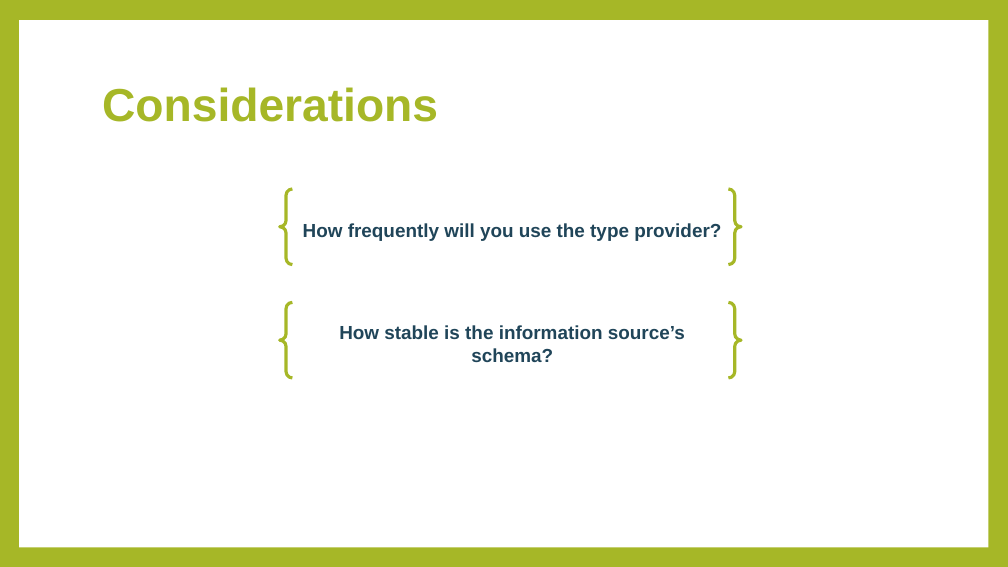
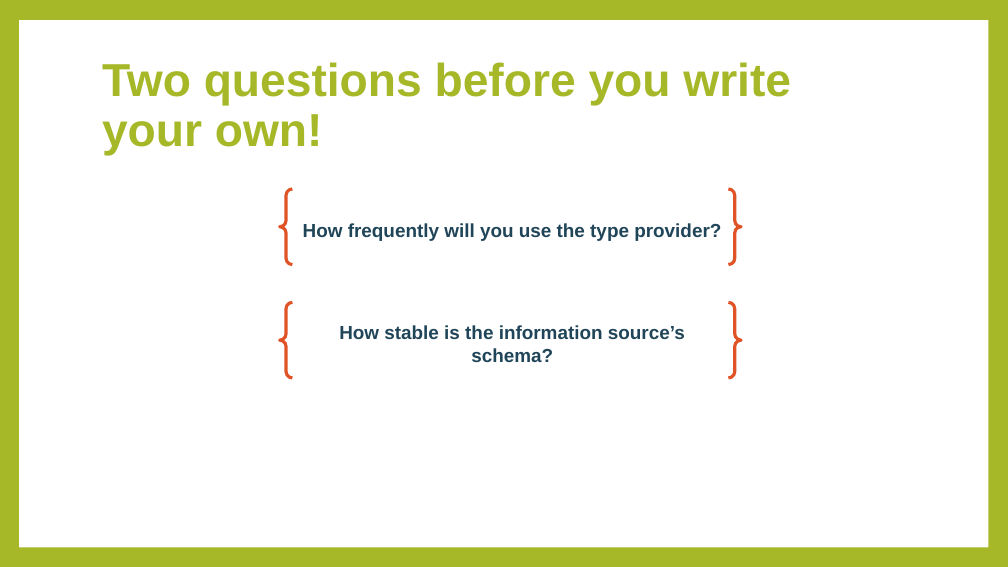
Before and after one commit to rachelblasucci/Current-Talks, a slide deck: slide 11 of Type Providers/Type Providers.pptx (slide 12 before the commit). Drawn at 1008x567 pixels with LibreOffice and Linux fonts; fonts in the diff are those of the drawing. Boxes give left, top, right and bottom in pixels: in the first picture for what was removed or moved away, otherwise in the second. Text is boxed around its words. In the diff, an @@ line names an element or a change of style, - is before the commit and + after.

```diff
--- a/Type Providers/Type Providers.pptx
+++ b/Type Providers/Type Providers.pptx
@@ title at (102,62,791,156): text changed @@
-Considerations
+Two questions before you write your own!
@@ brace pair "How frequently will you use ..." at (280,189,741,265): outline #A6B727 3 pt to #DF5327 3 pt @@
@@ brace pair "How stable is the information ..." at (280,302,741,378): outline #A6B727 3 pt to #DF5327 3 pt @@
```
Also in this commit, not shown: 7 other slides changed, 1 slide added, 3 slides removed.
